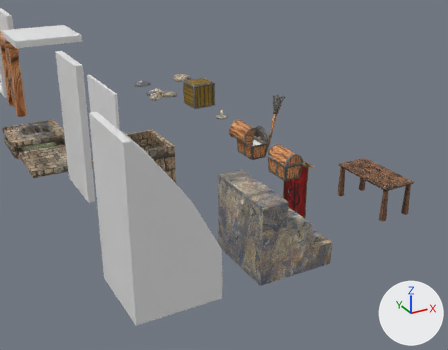
The COLLADA model Resources/Collada/Scenery/ModularDungeon/Assets.dae: old version first, new version second.
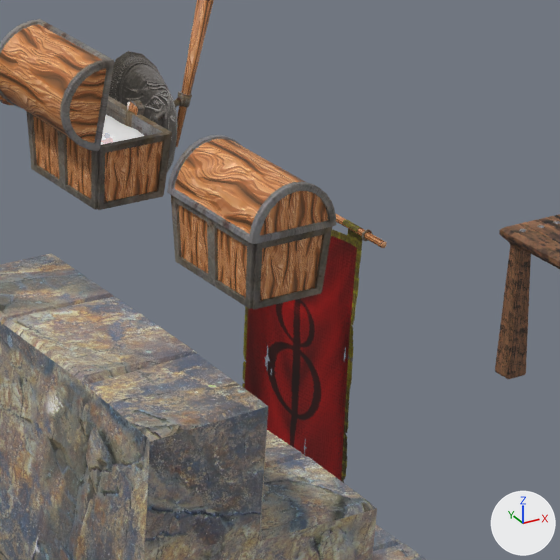
Each version is shown from a 50 mm camera at (-4.45, -20.01, 7.94) aimed at (4.23, -4.23, 0.05), then close up on the part from 52% to 78% of the width and 33% to 67% of the height. The axes (+X, +Y, +Z) are drawn at lower right. The lights are the same throughout. Where no turn or scale is listed for an object, it has been applied to the vertices.

Objects in the first close-up: 'Dn_Chest_1', 'Dn_Chest_2', 'Dn_Rag_1', 'Dn_Stairs_1', 'Dn_Table_1', 'Dn_Torch_1'.
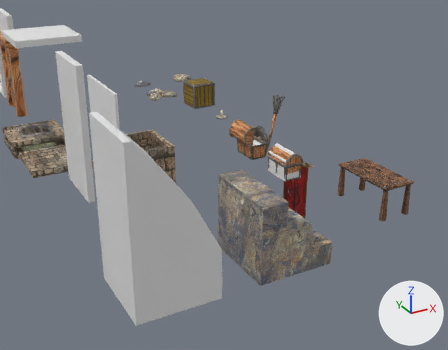
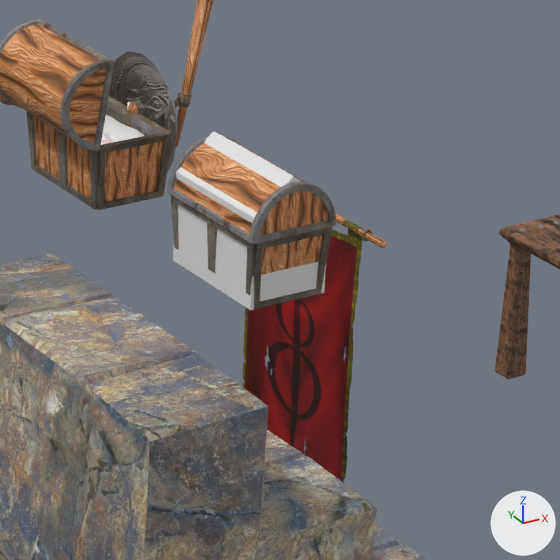
Commit message: Modular Scenery: Use geometry volume meshes for path finding

Boxes [x1, y1, x2, y2] around the edits, measured in the close-ups (560 x 560 px):
'Dn_Chest_1_Volume', added: after [173, 131, 326, 310]

The change, as a list of edits to the scene's bpy script:
```text
Add me_dn_chest_1_volume:
    me_dn_chest_1_volume.from_pydata([(-0.3, -0.48, 0.0), (-0.3, -0.48, 0.666), (-0.3, 0.48, 0.0), (-0.3, 0.48, 0.666), (0.3, -0.48, 0.0), (0.3, -0.48, 0.666), (0.3, 0.48, 0.0), (0.3, 0.48, 0.666), (0.0, 0.48, 0.0), (0.0, 0.48, 0.907), (0.0, -0.48, 0.0), (0.0, -0.48, 0.907)], [], [(1, 2, 0), (8, 7, 6), (7, 4, 6), (10, 1, 0), (6, 10, 8), (3, 11, 9), (9, 5, 7), (8, 0, 2), (5, 10, 4), (3, 8, 2), (1, 3, 2), (8, 9, 7), (7, 5, 4), (10, 11, 1), (6, 4, 10), (3, 1, 11), (9, 11, 5), (8, 10, 0), (5, 11, 10), (3, 9, 8)])
Add ob_dn_chest_1_volume:
    ob_dn_chest_1_volume = bpy.data.objects.new('Dn_Chest_1_Volume', me_dn_chest_1_volume)
    ob_dn_chest_1_volume.location = (6.0, -5.0, 0.0)
```
